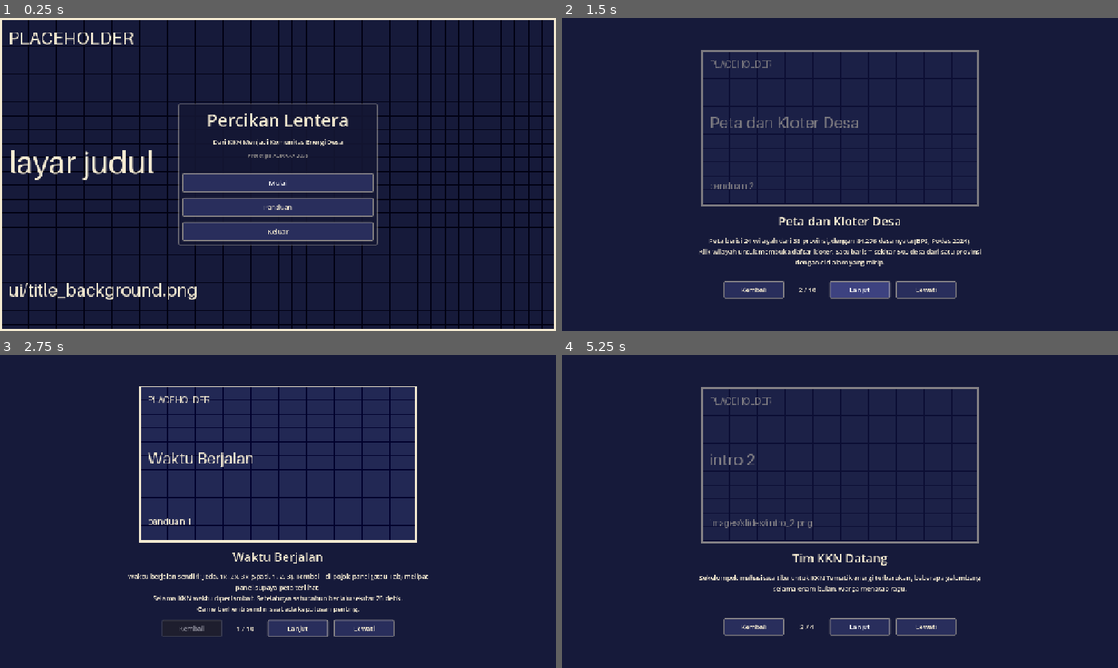
Above: before the commit, frames 1-4 (two rows, left to right).
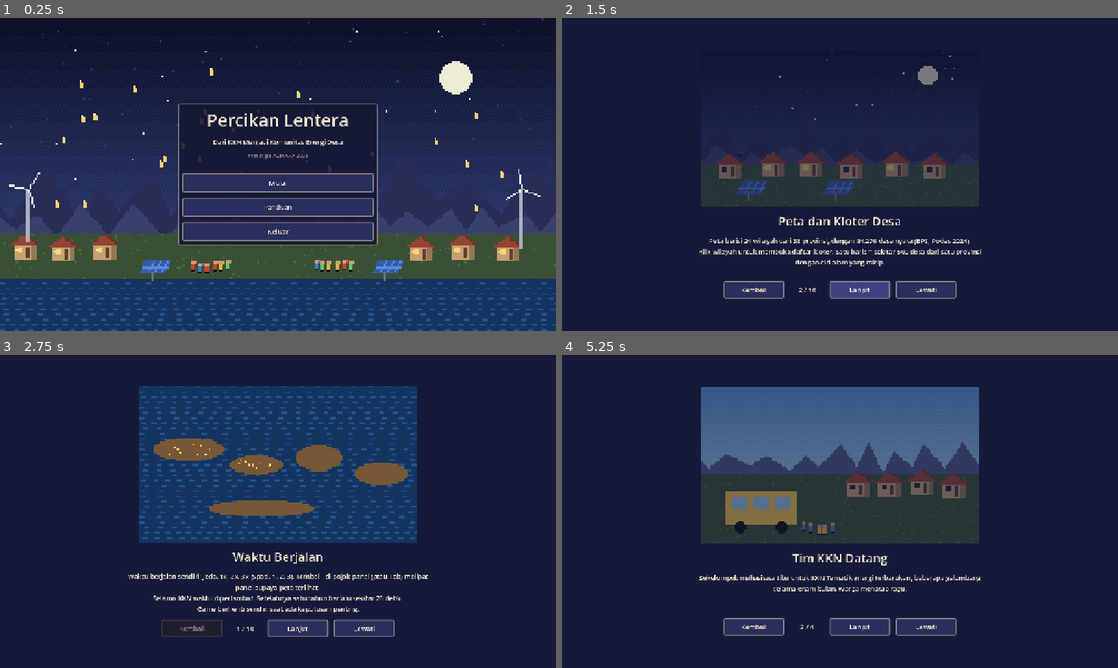
Above: after the commit, the same moments.

Repository: RizqieSufiawan/percikan-lentera
Game: Godot game, scene res://scenes/title.tscn
Same seed, same stepped clock (60 frames per second), same inputs: the game is played once before the commit and once after it. Sound files missing from this copy of the repository are replaced by a short silence.
Inputs (mouse positions are in pixels of both pictures, inside the frame that each line leads up to):
- Up to frame 1 (0.25 s): no input
- Up to frame 2 (1.5 s): click "Panduan" at 0.5 s; click "Lanjut" at 1.25 s
- Up to frame 3 (2.75 s): click "Kembali" at 2 s
- Up to frame 4 (5.25 s): click "Lewati" at 2.75 s; click "Mulai" at 3.5 s; tap Enter at 4.25 s; move the mouse to (962, 495) at 4.27 s; hold Right 4.28-5.03 s; tap Tab at 4.35, 5.1 s; click (962, 495) at 4.42 s; tap Space at 4.52 s; move the mouse to (728, 527) at 5.02 s; hold Left from 5.03 s (still down); click (728, 527) at 5.17 s

The runs differ from the first frame. In frame 1, 52% of the frame differs, in the area x 0-100%, y 0-100%; in frame 2, 4.7%; in frame 3, 8.6%; in frame 4, 18%.

Commit message:
Assets for now

Diff:
--- a/scenes/game.tscn
+++ b/scenes/game.tscn
@@ -130,7 +130,7 @@
 layout_mode = 2
 size_flags_horizontal = 3
 size_flags_vertical = 4
-tooltip_text = "Biru = keraguan warga. Merah = Kepentingan Lama (energi fosil). Penuh = kalah."
+tooltip_text = "Biru = Ragu Warga. Merah = Kepentingan Lama (energi fosil). Penuh = kalah."
 script = ExtResource("4_res")
 
 [node name="ResistanceLabel" type="Label" parent="TopPanel/VBox/ResRow"]
--- a/scripts/core/simulation.gd
+++ b/scripts/core/simulation.gd
@@ -381,6 +381,25 @@
 	var target := 20.0 + 30.0 * electrified_ratio() + 35.0 * access_ratio()
 	welfare += (target - welfare) * 0.01 + mod("welfare_per_tick")
 	welfare = clampf(welfare, 0.0, 100.0)
+
+
+## Rincian pemasukan per tik (untuk tooltip HUD), sama dengan perhitungan _income().
+func income_breakdown() -> Dictionary:
+	var pm: float = 1.0 + mod("points_mult")
+	var out := {"p_kkn": 0.0, "p_desa": 0.0, "p_komunitas": 0.0, "m_dasar": cfg.money_base_per_tick + mod("money_per_tick"), "m_mandiri": 0.0}
+	if kkn_active:
+		out["p_kkn"] = cfg.kkn_points_per_tick * pm
+	for s: ProvinceState in provinces.values():
+		for v in s.villages:
+			if v.status == V_LIT and not kkn_active:
+				out["p_desa"] += cfg.points_per_lit * energy_output(v.energy) * pm
+			elif v.status == V_INDEP:
+				if not kkn_active:
+					out["p_desa"] += cfg.points_per_independent * energy_output(v.energy) * pm
+				out["m_mandiri"] += cfg.money_per_independent * energy_output(v.energy)
+		if s.on() > 0 and not kkn_active:
+			out["p_komunitas"] += s.community / 100.0 * cfg.points_per_community * pm
+	return out
 
 
 func _community_and_independence() -> void:
--- a/scripts/ui/game_screen.gd
+++ b/scripts/ui/game_screen.gd
@@ -85,7 +85,18 @@
 
 
 func _unhandled_input(event: InputEvent) -> void:
-	if not (event is InputEventKey and event.pressed and not event.echo) or modal.is_busy():
+	if not (event is InputEventKey and event.pressed and not event.echo):
+		return
+	# Esc juga menutup: menu jeda = Lanjut, panduan = tutup.
+	if event.keycode == KEY_ESCAPE and modal.is_busy():
+		var t: String = modal.current_title()
+		if t == "Jeda":
+			modal._on_button(0)
+		elif t.begins_with("Panduan"):
+			modal.dismiss()
+		get_viewport().set_input_as_handled()
+		return
+	if modal.is_busy():
 		return
 	match event.keycode:
 		KEY_SPACE:
@@ -129,12 +140,34 @@
 	%MoneyBar.value = sim.money
 	%WelfareBar.value = sim.welfare
 	%CommunityBar.value = sim.community_average()
+	_refresh_tooltips()
 	map.refresh()
 	_refresh_legend()
 	_update_reveal()
 	province_panel.refresh()
 	upgrade_panel.refresh()
 	_refresh_missions()
+
+
+## Tooltip HUD: dari mana didapat, dipakai untuk apa, apa yang terjadi kalau habis.
+## Angka pemasukan dihitung per bulan dari keadaan sekarang.
+func _refresh_tooltips() -> void:
+	var sim := Game.sim
+	var cfg := Game.db.config
+	var per_month := 4.33 / maxf(1.0, float(sim.weeks_of(1)))
+	var b := sim.income_breakdown()
+	var p_total: float = (b["p_kkn"] + b["p_desa"] + b["p_komunitas"]) * per_month
+	for row: Control in [$StatsPanel/VBox/PointsRow, $StatsPanel/VBox/MoneyRow, $StatsPanel/VBox/WelfareRow,
+			$StatsPanel/VBox/CommunityRow, $TopPanel/VBox/ResRow, access_bar]:
+		row.mouse_filter = Control.MOUSE_FILTER_PASS
+	var m_total: float = (b["m_dasar"] + b["m_mandiri"]) * per_month
+	$StatsPanel/VBox/PointsRow.tooltip_text = "Poin +%.1f/bln dari %s.\nUntuk upgrade & warga membangun." % [p_total, "tim KKN" if sim.kkn_active else "desa bersih & Komunitas"]
+	$StatsPanel/VBox/MoneyRow.tooltip_text = "Ekonomi +%.1f/bln. Untuk upgrade mahal.\nNol terlalu lama = kalah." % m_total
+	$StatsPanel/VBox/WelfareRow.tooltip_text = "Naik saat desa dapat listrik.\nHabis = kalah."
+	$StatsPanel/VBox/CommunityRow.tooltip_text = "%d: warga membangun sendiri.\n%d: desa jadi Mandiri." % [int(cfg.auto_build_min_community), int(cfg.independence_threshold)]
+	$TopPanel/VBox/ResRow.tooltip_text = "Biru: Ragu Warga %d.  Merah: Kepentingan Lama %d.\n100%% = kalah." % [int(sim.blue), int(sim.red)]
+	resistance_bar.tooltip_text = $TopPanel/VBox/ResRow.tooltip_text
+	access_bar.tooltip_text = "Hijau Mandiri, kuning Rapuh, coklat Fosil, nila Gelap.\nMenang: semua desa bersih sebelum %d." % cfg.deadline_year
 
 
 func _stage_name(stage: int) -> String:
@@ -487,7 +520,7 @@
 # Supaya awal permainan tidak penuh angka: panel dan angka muncul saat mulai relevan.
 #   Awal      : tanggal, Poin, Ekonomi, misi KKN, dan satu kalimat ringkas di panel atas.
 #   Desa pertama menyala : statistik desa, bar akses, Komunitas, kabar terbaru.
-#   KKN selesai          : Kesejahteraan dan Ketahanan (biru vs merah).
+#   KKN selesai          : Kesejahteraan dan Resistensi (Ragu Warga + Kepentingan Lama).
 
 var _reveal_ready := false
 var _reveal_lit := false
@@ -514,7 +547,7 @@
 		Audio.sfx(&"point")
 		toast("Desa pertama menyala! Warga sekitar mulai ikut membangun sendiri.")
 	if _reveal_ready and post and not _reveal_post_kkn:
-		toast("Panel baru: Kesejahteraan (kiri) dan Ketahanan biru lawan merah (atas). Jaga biru tetap unggul.", Palette.INDEPENDENT)
+		toast("Panel baru: Kesejahteraan (kiri) dan Resistensi (atas) = Ragu Warga + Kepentingan Lama. 100% = kalah.", Palette.INDEPENDENT)
 	_reveal_ready = true
 	_reveal_lit = lit
 	_reveal_post_kkn = post
@@ -888,7 +921,7 @@
 # ---------------------------------------------------------------- menu & panduan
 
 func _open_menu() -> void:
-	var popup_text := "Berita penting: Popup" if Game.news_popups_enabled else "Berita penting: Ticker saja"
+	var popup_text := "Berita: Popup" if Game.news_popups_enabled else "Berita: Ticker"
 	var music_text := "Musik: Nyala" if Audio.music_volume_db > -60 else "Musik: Mati"
 	modal.show_card("Jeda", null, "Permainan dijeda.", "", ["Lanjut", "Panduan", popup_text, music_text, "Menu Utama"], _on_menu_choice)
 
--- a/scripts/ui/modal_layer.gd
+++ b/scripts/ui/modal_layer.gd
@@ -25,6 +25,19 @@
 		_show_next()
 
 
+func current_title() -> String:
+	return _current.get("title", "")
+
+
+## Tutup kartu sekarang tanpa memanggil callback (mis. Esc di panduan).
+func dismiss() -> void:
+	if _current.is_empty():
+		return
+	Audio.sfx(&"click")
+	_current = {}
+	_show_next()
+
+
 func is_busy() -> bool:
 	return not _current.is_empty()
 
@@ -45,10 +58,13 @@
 	for c in buttons_box.get_children():
 		c.queue_free()
 	var labels: Array = _current["buttons"]
+	# Menu dengan banyak tombol: lebar seragam supaya susunan tidak berubah saat teks tombol
+	# berganti (mis. "Musik: Nyala" -> "Musik: Mati").
+	var w := 200.0 if labels.size() >= 4 else 160.0
 	for i in labels.size():
 		var b := Button.new()
 		b.text = labels[i]
-		b.custom_minimum_size = Vector2(160, 40)
+		b.custom_minimum_size = Vector2(w, 40)
 		b.pressed.connect(_on_button.bind(i))
 		buttons_box.add_child(b)
 	show()
--- a/scripts/ui/province_panel.gd
+++ b/scripts/ui/province_panel.gd
@@ -4,10 +4,10 @@
 
 const STATUS_NAMES := ["Gelap", "Fosil", "Rapuh", "Mandiri"]
 const STATUS_HELP := [
-	"Masih ada warga yang belum memakai listrik.",
-	"Listrik dari PLTU, PLTD, atau genset.",
-	"Energi bersih, belum ada warga yang mampu merawat.",
-	"Energi bersih dirawat warga sendiri.",
+	"Belum berlistrik.",
+	"PLTU/PLTD/genset.",
+	"Bisa padam.",
+	"Dirawat warga.",
 ]
 
 ## Nama pendek aksi tingkat provinsi (tombol sempit). Nama lengkap ada di tooltip.
@@ -118,7 +118,7 @@
 	if s.building() > 0:
 		villages_label.text += "\n%d kloter sedang dibangun." % s.building()
 	if s.lit > 0 and s.community < Game.db.config.independence_threshold:
-		villages_label.text += "\nKomunitas perlu %d agar desa rapuh jadi mandiri. Percepat lewat upgrade Edukasi & Warga." % int(Game.db.config.independence_threshold)
+		villages_label.text += "\nMandiri di Komunitas %d." % int(Game.db.config.independence_threshold)
 	community_bar.value = s.community
 	var f: Array[String] = []
 	f.append("Terjangkau" if sim.is_reachable(s) else "Belum terjangkau")
--- a/scripts/ui/upgrade_panel.gd
+++ b/scripts/ui/upgrade_panel.gd
@@ -25,8 +25,27 @@
 @onready var buy_button: Button = %BuyBtn
 
 
+## Satu kalimat tujuan per tab (urutan = UpgradeData.CATEGORY_NAMES).
+const TAB_HINTS := [
+	"Buka energi baru agar desa lain mau ikut, lalu perkuat energi yang kamu pakai.",
+	"Naikkan Komunitas: 20 = warga membangun sendiri, 45 = desa jadi Mandiri. Juga menahan Ragu Warga.",
+	"Tambah Ekonomi untuk upgrade mahal, dan tahan Kepentingan Lama.",
+	"Siapkan desa menghadapi bencana (Kesiapan) dan buat Komunitas lebih awet.",
+	"Sebarkan gerakan ke pulau lain dan dapatkan dukungan pemerintah.",
+]
+var _tab_hint: Label
+
+
 func _ready() -> void:
 	%UClose.pressed.connect(close)
+	_tab_hint = Label.new()
+	_tab_hint.add_theme_font_size_override("font_size", 13)
+	_tab_hint.add_theme_color_override("font_color", Palette.LIT)
+	_tab_hint.autowrap_mode = TextServer.AUTOWRAP_WORD_SMART
+	var vbox: VBoxContainer = tabs.get_parent().get_parent()
+	vbox.add_child(_tab_hint)
+	vbox.move_child(_tab_hint, 1)
+	tabs.tab_changed.connect(func(i): _tab_hint.text = TAB_HINTS[i] if i < TAB_HINTS.size() else "")
 	buy_button.pressed.connect(_on_buy)
 	for i in UpgradeData.CATEGORY_NAMES.size():
 		var scroll := ScrollContainer.new()
@@ -34,6 +53,7 @@
 		tabs.add_child(scroll)
 		_build_tree(scroll, i)
 	_select(Game.db.upgrades[0])
+	_tab_hint.text = TAB_HINTS[0]
 
 
 func _make_button(u: UpgradeData) -> Button:
@@ -247,7 +267,8 @@
 	var u := _selected
 	u_icon.texture = u.icon
 	u_name.text = u.display_name
-	u_desc.text = u.description + "\n\nEfek:\n- " + "\n- ".join(UpgradeText.lines(u))
+	var why := UpgradeText.purpose(u)
+	u_desc.text = ("Gunanya: %s\n\n" % why if why != "" else "") + "Efek:\n- " + "\n- ".join(UpgradeText.lines(u)) + "\n\n" + u.description
 	var pts := Game.sim.upgrade_cost(u)
 	var cost := "Biaya: %d Poin" % pts
 	if pts != u.cost_points:
--- a/scripts/ui/upgrade_text.gd
+++ b/scripts/ui/upgrade_text.gd
@@ -12,34 +12,70 @@
 	return "%d%%" % roundi(absf(v) * 100.0)
 
 
-## [teks pendek, teks lengkap] untuk satu kunci modifier.
+## [teks pendek, teks lengkap, gunanya] untuk satu kunci modifier.
+## Istilah sama dengan HUD: Poin Dukungan, Ekonomi, Kesejahteraan, Komunitas,
+## Ragu Warga (resistensi biru), Kepentingan Lama (resistensi merah), Kesiapan bencana.
 static func describe(key: String, v: float) -> Array:
 	if ":" in key:
 		var parts := key.split(":")
 		var en := _energy_name(parts[1])
 		match parts[0]:
-			"output": return ["+%s listrik" % _pct(v), "Output listrik %s +%s (Poin dan Ekonomi dari desa %s)" % [en, _pct(v), en]]
-			"quality": return ["+%s awet" % _pct(v), "Material bangunan %s: %s lebih jarang rusak dan tahan bencana" % [en, _pct(v)]]
-			"build": return ["+%s cepat" % _pct(v), "Pemasangan %s %s lebih cepat" % [en, _pct(v)]]
-			"fit": return ["+cocok", "%s lebih cocok di semua desa (+%d poin kecocokan)" % [en, roundi(v * 100.0)]]
-			"indep": return ["+%s mandiri" % _pct(v), "Desa %s %s lebih cepat menjadi mandiri" % [en, _pct(v)]]
+			"output": return ["+%s hasil desa" % _pct(v), "Desa %s menghasilkan %s lebih banyak Poin dan Ekonomi" % [en, _pct(v)],
+				"Lebih banyak Poin & Ekonomi dari desa yang memakai %s." % en]
+			"quality": return ["+%s tahan rusak" % _pct(v), "Pembangkit %s %s lebih jarang rusak, juga saat bencana" % [en, _pct(v)],
+				"Desa %s lebih jarang padam." % en]
+			"build": return ["+%s cepat" % _pct(v), "Warga memasang %s %s lebih cepat" % [en, _pct(v)],
+				"Kloter baru %s lebih cepat menyala." % en]
+			"fit": return ["+cocok", "%s lebih cocok di semua desa (+%d kecocokan)" % [en, roundi(v * 100.0)],
+				"Lebih banyak desa mau memakai %s." % en]
+			"indep": return ["+%s Mandiri" % _pct(v), "Desa %s %s lebih cepat menjadi Mandiri" % [en, _pct(v)],
+				"Desa %s cepat Mandiri dan lebih SIAP saat bencana." % en]
 	match key:
-		"community_gain": return ["+%s komunitas" % _pct(v), "Kekuatan Komunitas tumbuh %s lebih cepat" % _pct(v)]
-		"community_decay_mult": return ["komunitas awet", "Kekuatan Komunitas %s lebih awet" % _pct(v)]
-		"spread_mult": return ["+%s sebar" % _pct(v), "Energi bersih menyebar %s lebih cepat" % _pct(v)]
-		"independence_rate": return ["+%s mandiri" % _pct(v), "Desa %s lebih cepat menjadi mandiri" % _pct(v)]
+		"community_gain": return ["+%s Komunitas" % _pct(v), "Komunitas tumbuh %s lebih cepat" % _pct(v),
+			"Komunitas 20 = warga membangun sendiri, 45 = desa jadi Mandiri."]
+		"community_decay_mult": return ["Komunitas stabil", "Komunitas turun %s lebih lambat" % _pct(v),
+			"Komunitas yang sudah dibangun tidak cepat hilang."]
+		"spread_mult": return ["+%s sebaran" % _pct(v), "Desa tetangga ikut %s lebih cepat" % _pct(v),
+			"Energi bersih menyebar lebih cepat."]
+		"independence_rate": return ["+%s Mandiri" % _pct(v), "Desa %s lebih cepat menjadi Mandiri" % _pct(v),
+			"Desa rapuh cepat jadi Mandiri, jadi tidak mudah padam."]
 		"blue_growth_mult":
 			if v < 0.0:
-				return ["-%s keraguan" % _pct(v), "Resistensi biru (keraguan warga) tumbuh %s lebih lambat" % _pct(v)]
-			return ["+%s keraguan" % _pct(v), "Rugi: resistensi biru tumbuh %s lebih cepat" % _pct(v)]
-		"red_growth_mult": return ["-%s lawan" % _pct(v), "Resistensi merah (Kepentingan Lama) tumbuh %s lebih lambat" % _pct(v)]
-		"crisis_mult": return ["-%s bencana" % _pct(v), "Dampak krisis dan bencana %s lebih ringan" % _pct(v)]
-		"welfare_per_tick": return ["+sejahtera", "Kesejahteraan naik pelan setiap minggu"]
-		"money_per_tick": return ["+ekonomi", "Ekonomi +%.2f setiap minggu" % v]
-		"points_mult": return ["+%s Poin" % _pct(v), "Poin Dukungan %s lebih banyak" % _pct(v)]
-		"build_time_mult": return ["+%s cepat" % _pct(v), "Semua pembangunan %s lebih cepat" % _pct(v)]
-		"blue_per_tick": return ["keraguan turun", "Resistensi biru turun sedikit setiap minggu"]
-	return ["", "%s %+.2f" % [key, v]]
+				return ["-%s Ragu Warga" % _pct(v), "Ragu Warga (resistensi biru) naik %s lebih lambat" % _pct(v),
+					"Menahan Ragu Warga dan lebih SIAP menghadapi hoaks."]
+			return ["+%s Ragu Warga" % _pct(v), "Rugi: Ragu Warga naik %s lebih cepat" % _pct(v), ""]
+		"red_growth_mult": return ["-%s Kep. Lama" % _pct(v), "Kepentingan Lama (resistensi merah) naik %s lebih lambat" % _pct(v),
+			"Menahan Kepentingan Lama yang makin kuat tiap tahun."]
+		"crisis_mult": return ["+%s siaga" % _pct(v), "Kesiapan bencana naik, kerusakan %s lebih ringan" % _pct(v),
+			"Sering TIDAK SIAP saat bencana? Beli ini."]
+		"welfare_per_tick": return ["+Kesejahteraan", "Kesejahteraan naik pelan setiap minggu",
+			"Menjaga Kesejahteraan (habis = kalah)."]
+		"money_per_tick": return ["+Ekonomi/bln", "Ekonomi +%.1f setiap bulan" % (v * 2.17),
+			"Ekonomi dipakai untuk upgrade yang mahal."]
+		"points_mult": return ["+%s Poin" % _pct(v), "Poin Dukungan %s lebih banyak" % _pct(v), "Lebih banyak Poin untuk upgrade."]
+		"build_time_mult": return ["+%s cepat" % _pct(v), "Semua pembangunan %s lebih cepat" % _pct(v),
+			"Kloter baru lebih cepat menyala."]
+		"blue_per_tick": return ["Ragu Warga turun", "Ragu Warga turun sedikit setiap minggu", "Menahan Ragu Warga."]
+	return ["", "%s %+.2f" % [key, v], ""]
+
+
+## Satu kalimat "Gunanya" untuk panel detail: dari efek terbesar upgrade ini.
+static func purpose(u: UpgradeData) -> String:
+	if u.unlock_energy != &"":
+		return "Desa yang cocok dengan %s baru mau ikut setelah energi ini dibuka." % _energy_name(String(u.unlock_energy))
+	if u.flags.has(&"internet"):
+		return "Wilayah bersih tersambung internet: gerakan bisa menanam benih di pulau lain, dan cabang Layanan Digital terbuka."
+	if u.id == &"rute_udara":
+		return "Energi bersih bisa menyebar ke pulau lain lewat pesawat."
+	var best := ""
+	var best_v := -1.0
+	for k in u.modifiers:
+		var v: float = u.modifiers[k]
+		var d := describe(String(k), v)
+		if d[2] != "" and absf(v) > best_v:
+			best_v = absf(v)
+			best = d[2]
+	return best
 
 
 ## Efek utama (modifier terbesar) untuk di bawah ikon.
@@ -47,7 +83,7 @@
 	if u.unlock_energy != &"":
 		return "buka energi"
 	if u.flags.has(&"internet"):
-		return "internet otomatis"
+		return "internet desa"
 	if u.id == &"rute_udara":
 		return "pesawat semua pulau"
 	var best := ""
Binary file changed: assets/icons/actions/build.png
Binary file changed: assets/icons/actions/dialog.png
Binary file changed: assets/icons/actions/internet.png
Binary file changed: assets/icons/actions/train.png
Binary file changed: assets/icons/energy/angin.png
Binary file changed: assets/icons/energy/biomassa.png
Binary file changed: assets/icons/energy/mikrohidro.png
Binary file changed: assets/icons/energy/panas_bumi.png
Binary file changed: assets/icons/energy/plts.png
Binary file changed: assets/icons/news/government.png
Binary file changed: assets/icons/news/impact.png
Binary file changed: assets/icons/news/opposition.png
(and 140 more such lines)
